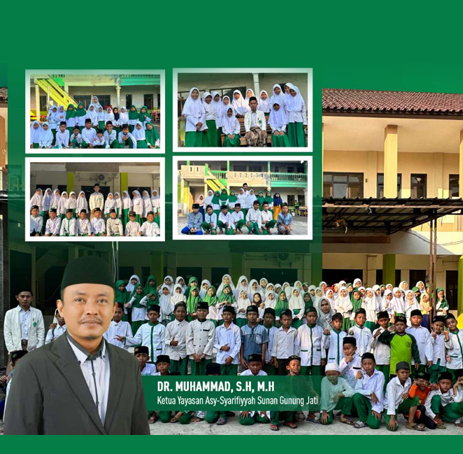
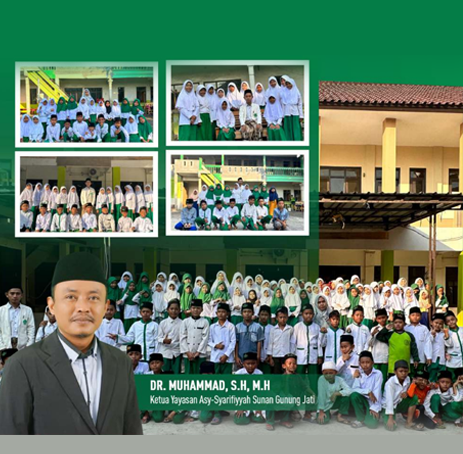
Two versions of the same layered image (w=463, h=454). Layer-by-layer changes:
painted on "Layer 1" over [0, 55, 463, 435]
added layer "Rectangle 2" above "Rectangle 1" over [0, 391, 463, 454]
